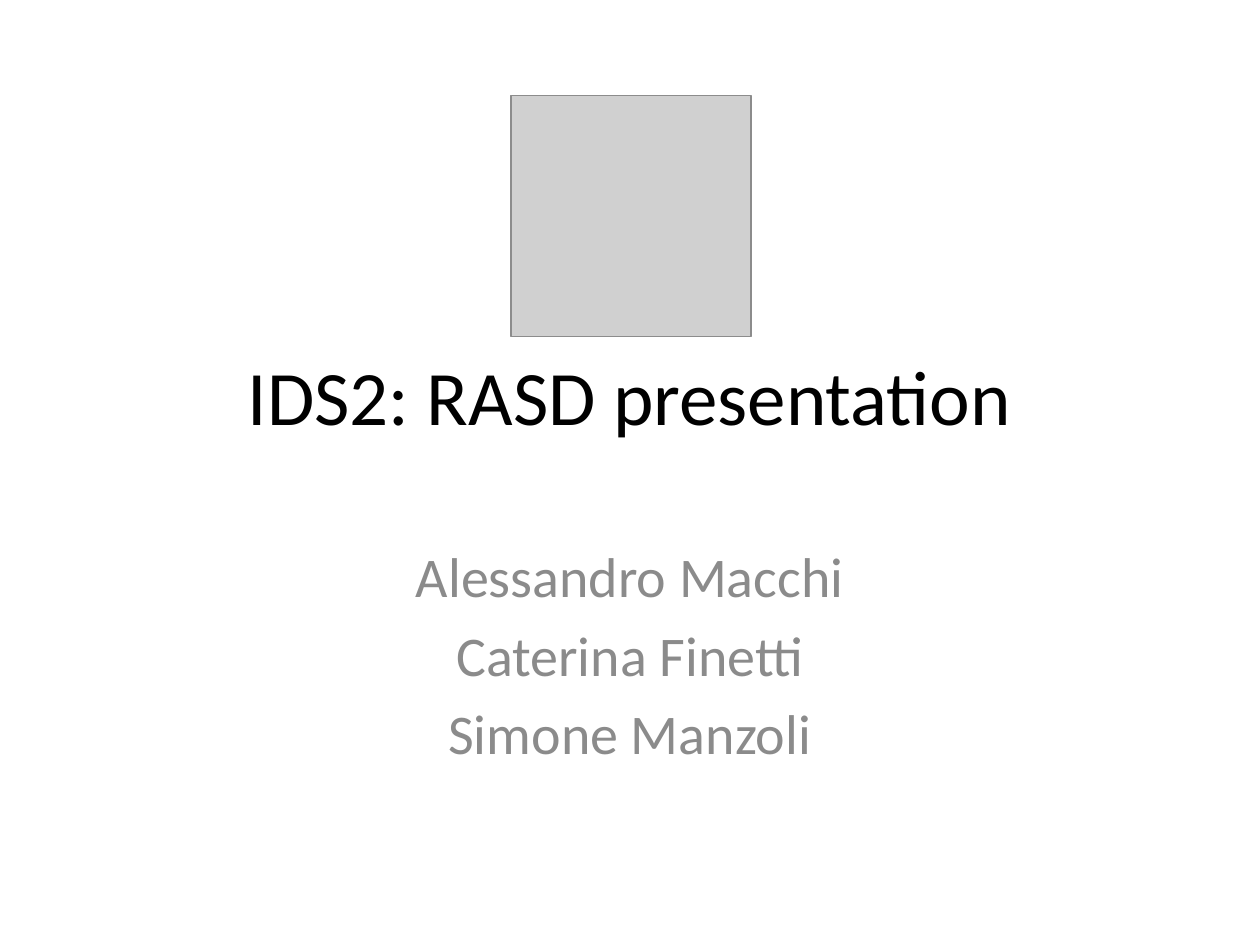
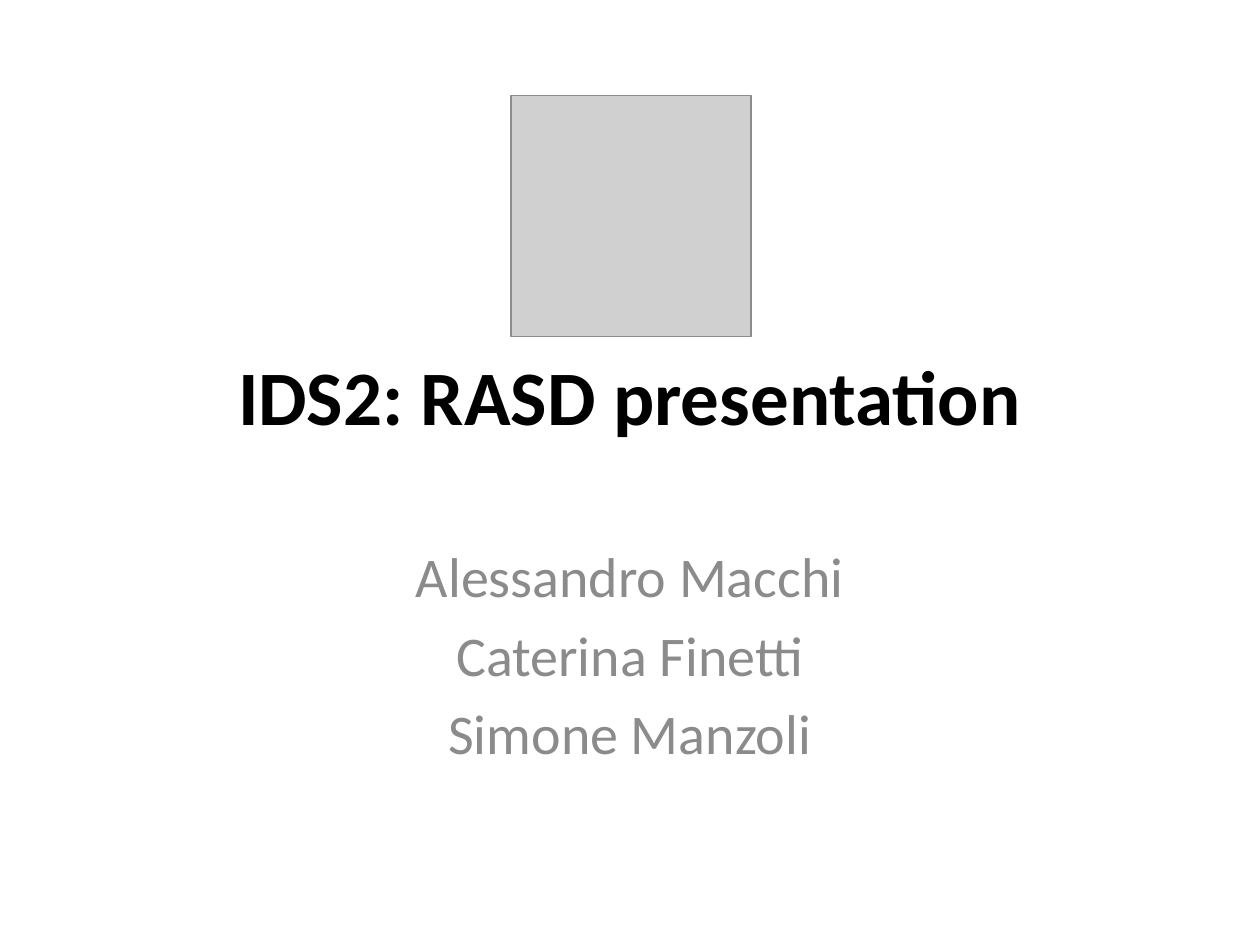
Before and after one commit to hartman19/IDSW2, a slide deck: slide 1 of Presentazione RASD.pptx. Drawn at 1260x945 pixels with LibreOffice and Linux fonts; fonts in the diff are those of the drawing; grey boxes stand for pictures. Boxes give left, top, right and bottom in pixels: in the first picture for what was removed or moved away, otherwise in the second. Text is boxed around its words. In the diff, an @@ line names an element or a change of style, - is before the commit and + after.

```diff
--- a/Presentazione RASD.pptx
+++ b/Presentazione RASD.pptx
@@ title "IDS2: RASD presentation" at box(238, 371, 1021, 437): bold on @@
```
Also in this commit, not shown: 1 other slide changed, 11 slides added, 1 other file.
